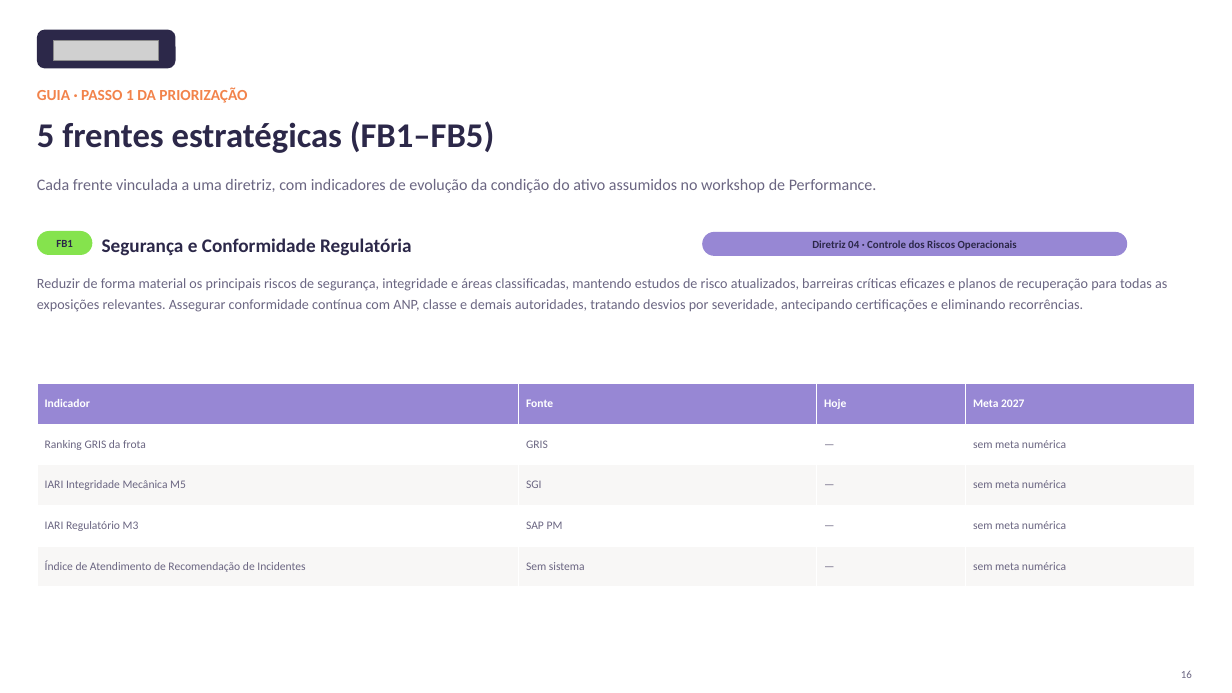
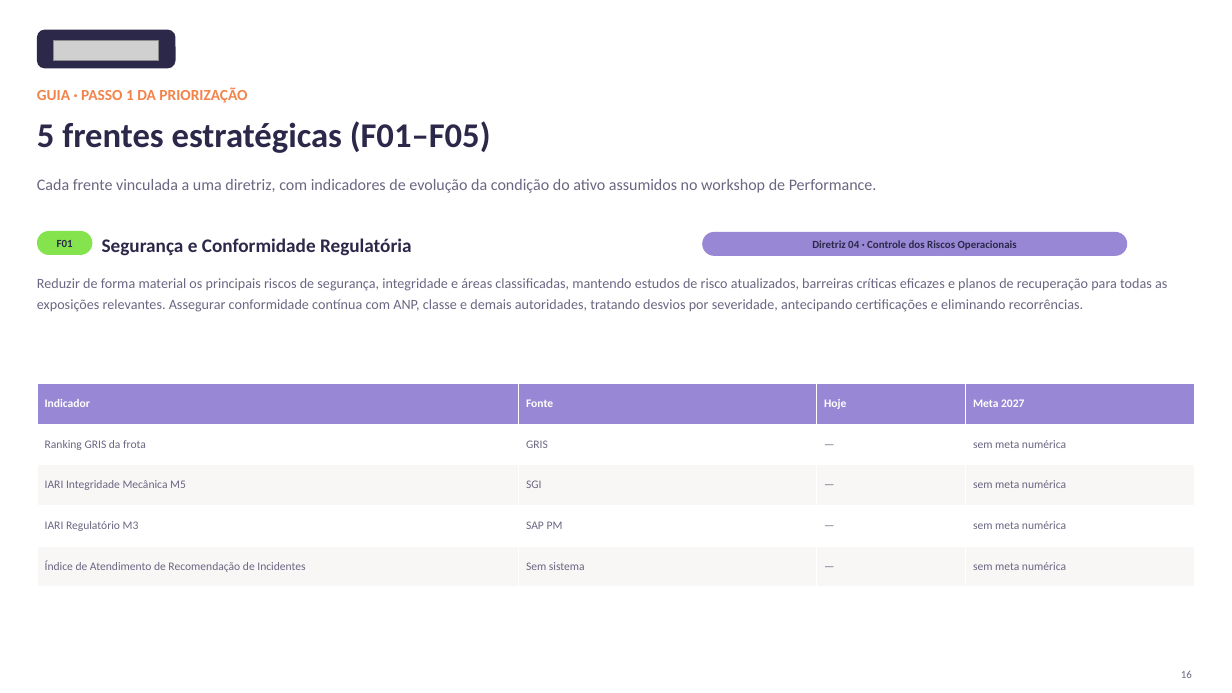
Before and after one commit to LucasRibaas/Planejamento, a slide deck: slide 17 of Planejamento_Integrado_Operacoes_Topside.pptx. Drawn at 1232x693 pixels with LibreOffice and Linux fonts; fonts in the diff are those of the drawing; grey boxes stand for pictures. Boxes give left, top, right and bottom in pixels: in the first picture for what was removed or moved away, otherwise in the second. Text is boxed around its words. In the diff, an @@ line names an element or a change of style, - is before the commit and + after.

```diff
--- a/Planejamento_Integrado_Operacoes_Topside.pptx
+++ b/Planejamento_Integrado_Operacoes_Topside.pptx
@@ text at (37,121,491,153): text changed @@
-5 frentes estratégicas (FB1–FB5)
+5 frentes estratégicas (F01–F05)
@@ text in rounded rectangle at (57,240,73,247): text changed @@
-FB1
+F01
```
Also in this commit, not shown: 2 other slides changed, 1 other file.
